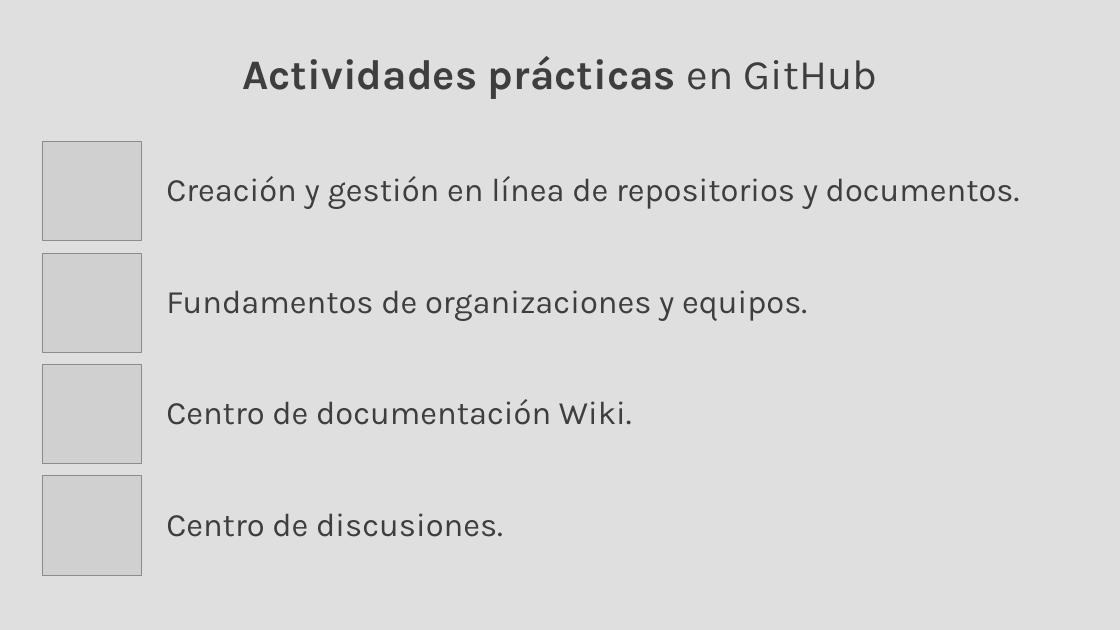
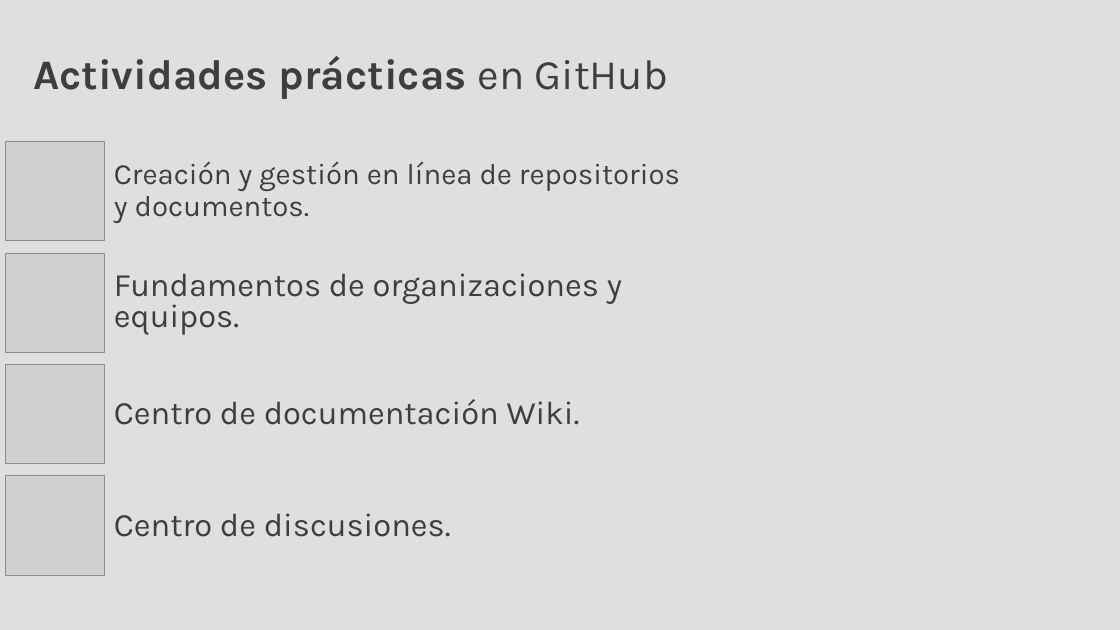
Before and after one commit to rcfdtools/R.TeachingResearchGuide, a slide deck: slide 23 of Section01/Section01.pptx. Drawn at 1120x630 pixels with LibreOffice and Linux fonts; fonts in the diff are those of the drawing; grey boxes stand for pictures. Boxes give left, top, right and bottom in pixels: in the first picture for what was removed or moved away, otherwise in the second. Text is boxed around its words. In the diff, an @@ line names an element or a change of style, - is before the commit and + after.

```diff
--- a/Section01/Section01.pptx
+++ b/Section01/Section01.pptx
@@ text "Actividades prácticas en GitHub": place and size @@
-text "Actividades prácticas en GitHub" at [242, 56, 878, 99]
+text "Actividades prácticas en GitHub" at [33, 56, 668, 99]
@@ title "Creación y gestión en línea ...": place and size @@
-title "Creación y gestión en línea ..." at [166, 176, 1020, 209]
+title "Creación y gestión en línea ..." at [114, 161, 680, 223]
@@ title "Creación y gestión en línea ..." at [114, 161, 680, 223]: size 28 to 25.2 pt @@
@@ text "Fundamentos de organizaciones y equipos.": place and size @@
-text "Fundamentos de organizaciones y equipos." at [166, 290, 807, 321]
+text "Fundamentos de organizaciones y equipos." at [114, 273, 622, 335]
@@ text "Fundamentos de organizaciones y equipos." at [114, 273, 622, 335]: line spacing 0.9 to 0.8 @@
@@ text "Centro de documentación Wiki.": place and size @@
-text "Centro de documentación Wiki." at [166, 399, 632, 425]
+text "Centro de documentación Wiki." at [114, 399, 580, 425]
@@ 4 pictures: place and size @@
-4 pictures at [42, 142, 141, 576]
+4 pictures at [5, 142, 104, 576]
@@ text "Centro de discusiones.": place and size @@
-text "Centro de discusiones." at [166, 513, 503, 537]
+text "Centro de discusiones." at [114, 513, 451, 537]
```
Also in this commit, not shown: 22 other slides changed, 1 slide added, 1 slide removed, 6 other files.
